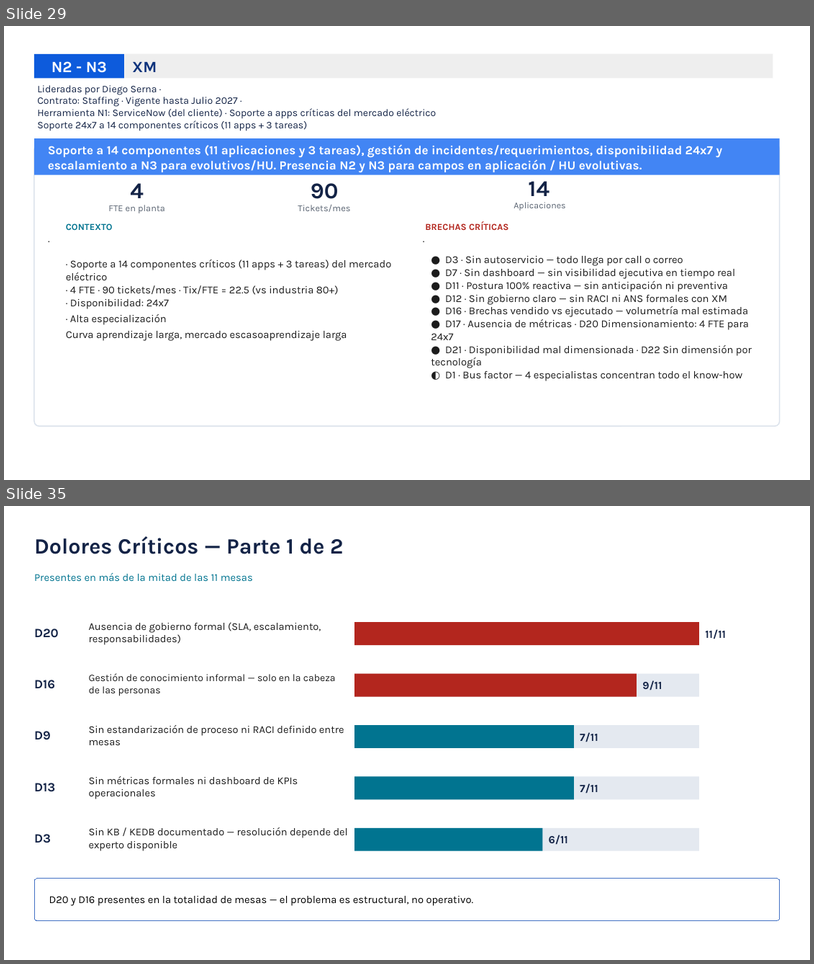
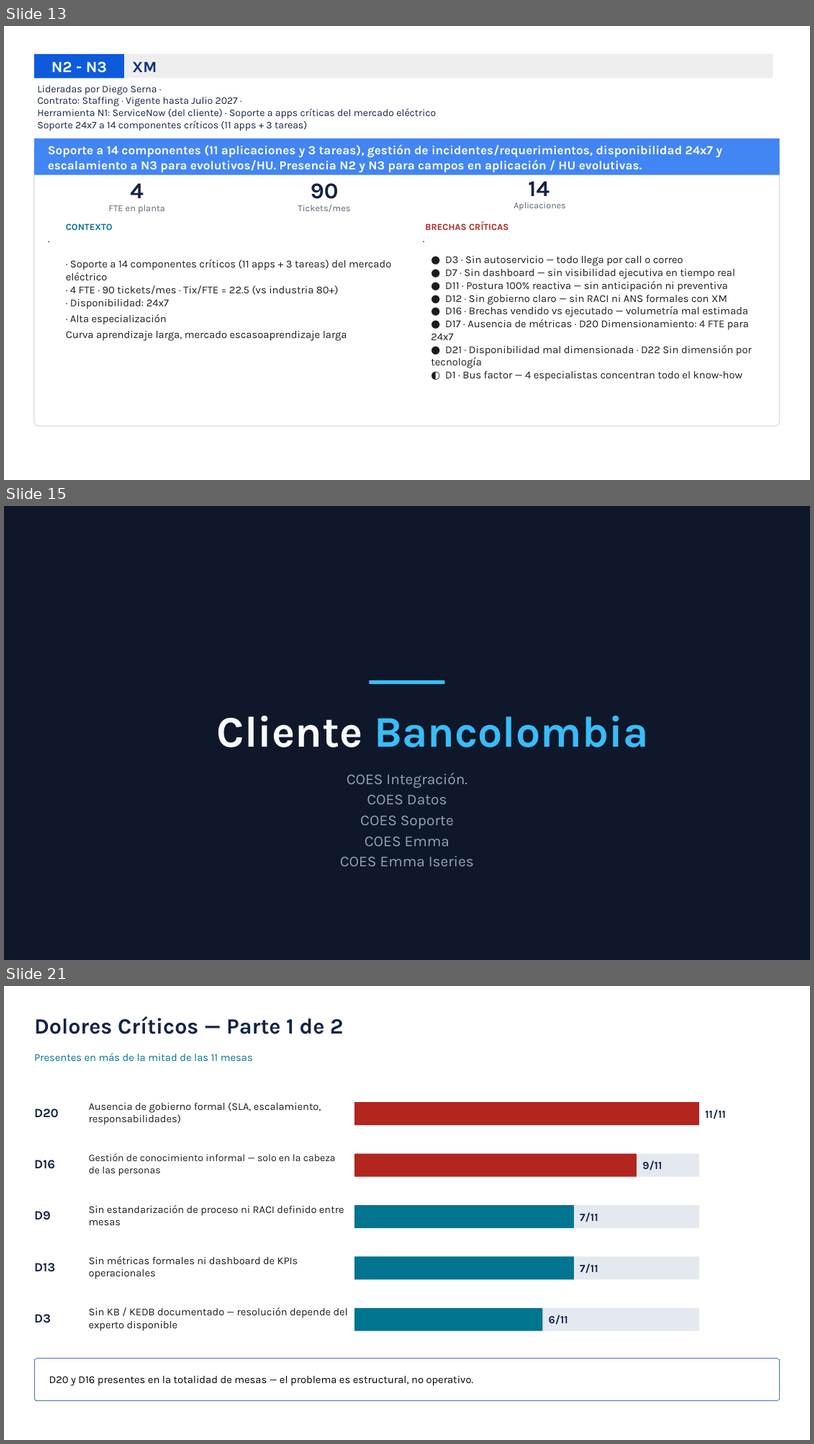
Before and after one commit to nataliazarthapersonalsoft/mesadeservicio-modernizacionaplicaciones, a slide deck: 02-Ingenieria/01-investigacion_operaciones/04-lecciones_aprendidas/Levantar lecciones aprendidas mesas actuales.pptx. Shown one above the other, each under a label of ours: slides 29 and 35 before the commit, slides 13, 15 and 21 after it; the slides between them are not shown. The pictures are 814x964 and 814x1444 pixels, drawn with LibreOffice and Linux fonts; fonts in the diff are those of the drawing; background and template pictures are left out. Boxes give left, top, right and bottom in pixels: in the first picture for what was removed or moved away, otherwise in the second. Text is boxed around its words. In the diff, an @@ line names an element or a change of style, - is before the commit and + after.

```diff
--- a/02-Ingenieria/01-investigacion_operaciones/04-lecciones_aprendidas/Levantar lecciones aprendidas mesas actuales.pptx
+++ b/02-Ingenieria/01-investigacion_operaciones/04-lecciones_aprendidas/Levantar lecciones aprendidas mesas actuales.pptx
@@ slide 15 added at (4, 506, 810, 960), background #0F172A @@
@@ rectangle added at (369, 680, 445, 685), fill #38BDF8 @@
@@ text added at (217, 716, 649, 747), 39 pt, text #38BDF8, bold @@
+Cliente Bancolombia
@@ text added at (340, 772, 474, 866), 13.5 pt, text #94A3B8 @@
+COES Integración.
+COES Datos
+COES Soporte
+COES Emma
+COES Emma Iseries
@@ what was slide 29 is now slide 13 @@
@@ what was slide 35 is now slide 21 @@
```
Also in this commit, not shown: 11 slides changed, 6 other slides added, 33 slides removed, 9 other files.
